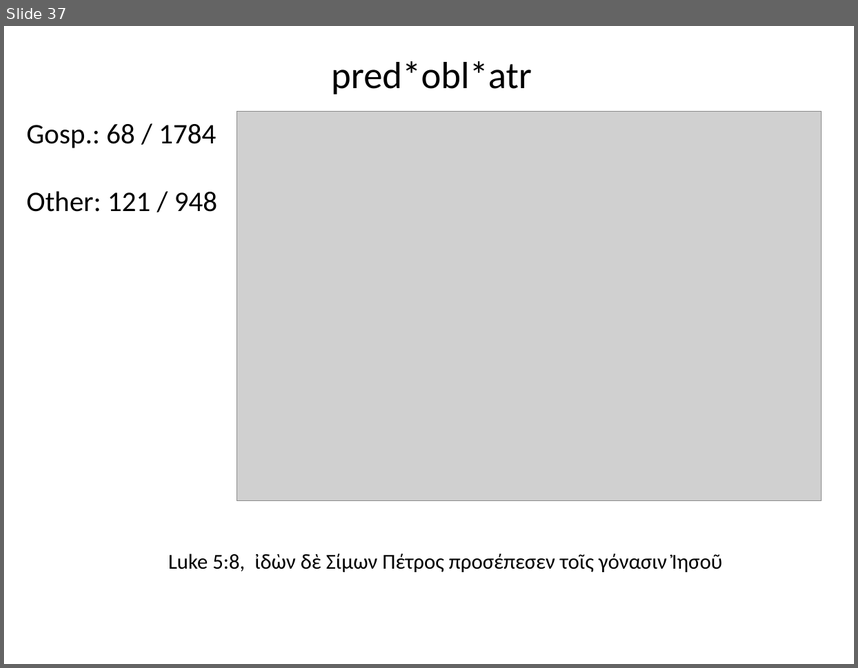
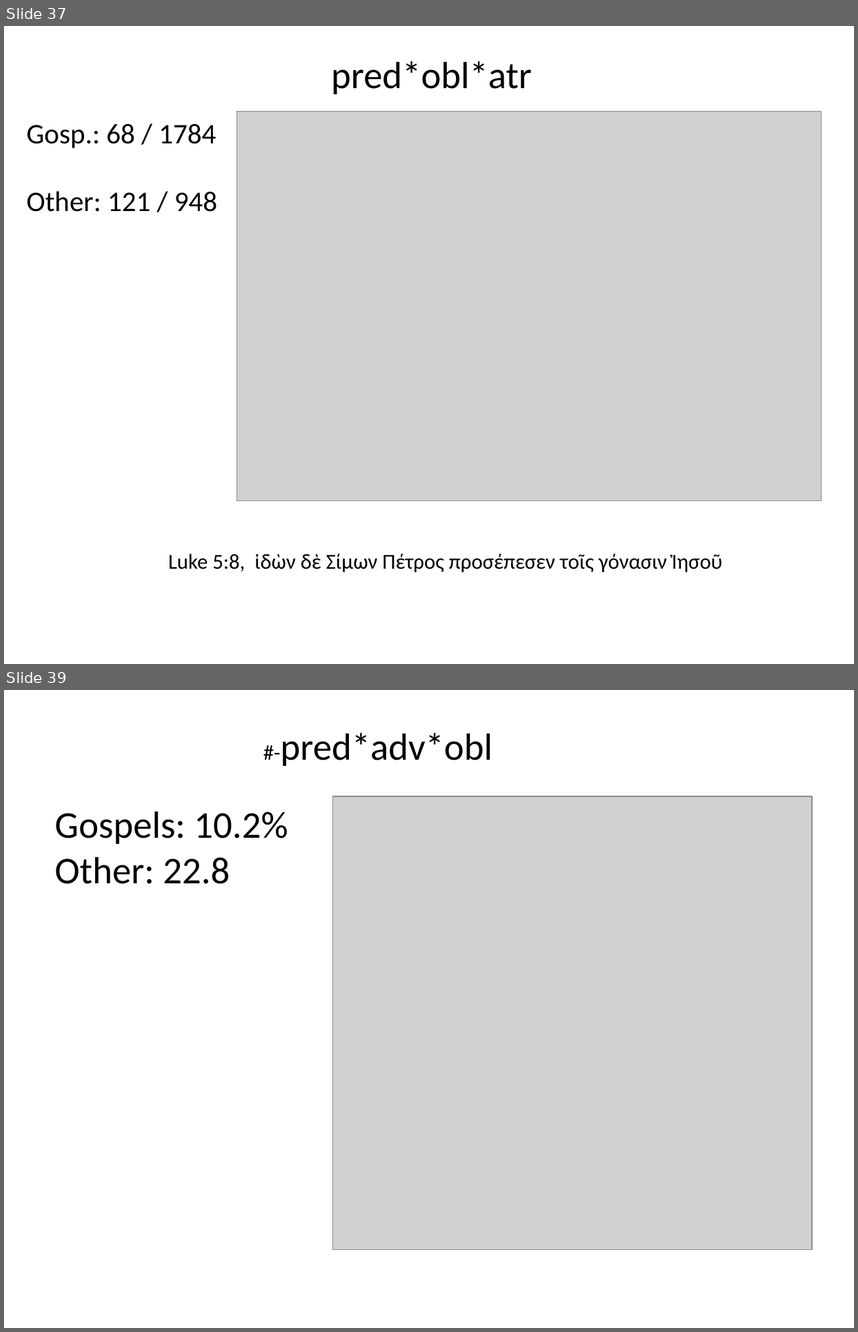
Before and after one commit to rgorman/author_attribution, a slide deck: SBL_talk/sbl_presentation_revised.pptx. Shown one above the other, each under a label of ours: slide 37 before the commit, slides 37 and 39 after it; the slides between them are not shown. The pictures are 858x668 and 858x1332 pixels, drawn with LibreOffice and Linux fonts; fonts in the diff are those of the drawing; grey boxes stand for pictures. Boxes give left, top, right and bottom in pixels: in the first picture for what was removed or moved away, otherwise in the second. Text is boxed around its words. In the diff, an @@ line names an element or a change of style, - is before the commit and + after.

Commit message:
revision of sbl presentation.

```diff
--- a/SBL_talk/sbl_presentation_revised.pptx
+++ b/SBL_talk/sbl_presentation_revised.pptx
@@ slide 39 added at (x1=4, y1=690, x2=854, y2=1328), background #FFFFFF @@
@@ text added at (x1=281, y1=733, x2=493, y2=766), 32 pt, text #000000 @@
+#-pred*adv*obl
@@ text added at (x1=55, y1=811, x2=288, y2=884), 32 pt, text #000000 @@
+Gospels: 10.2%
+Other: 22.8
@@ picture added at (x1=333, y1=796, x2=813, y2=1250) @@
```
Also in this commit, not shown: 1 other slide added, 1 slide removed, 2 other files.
